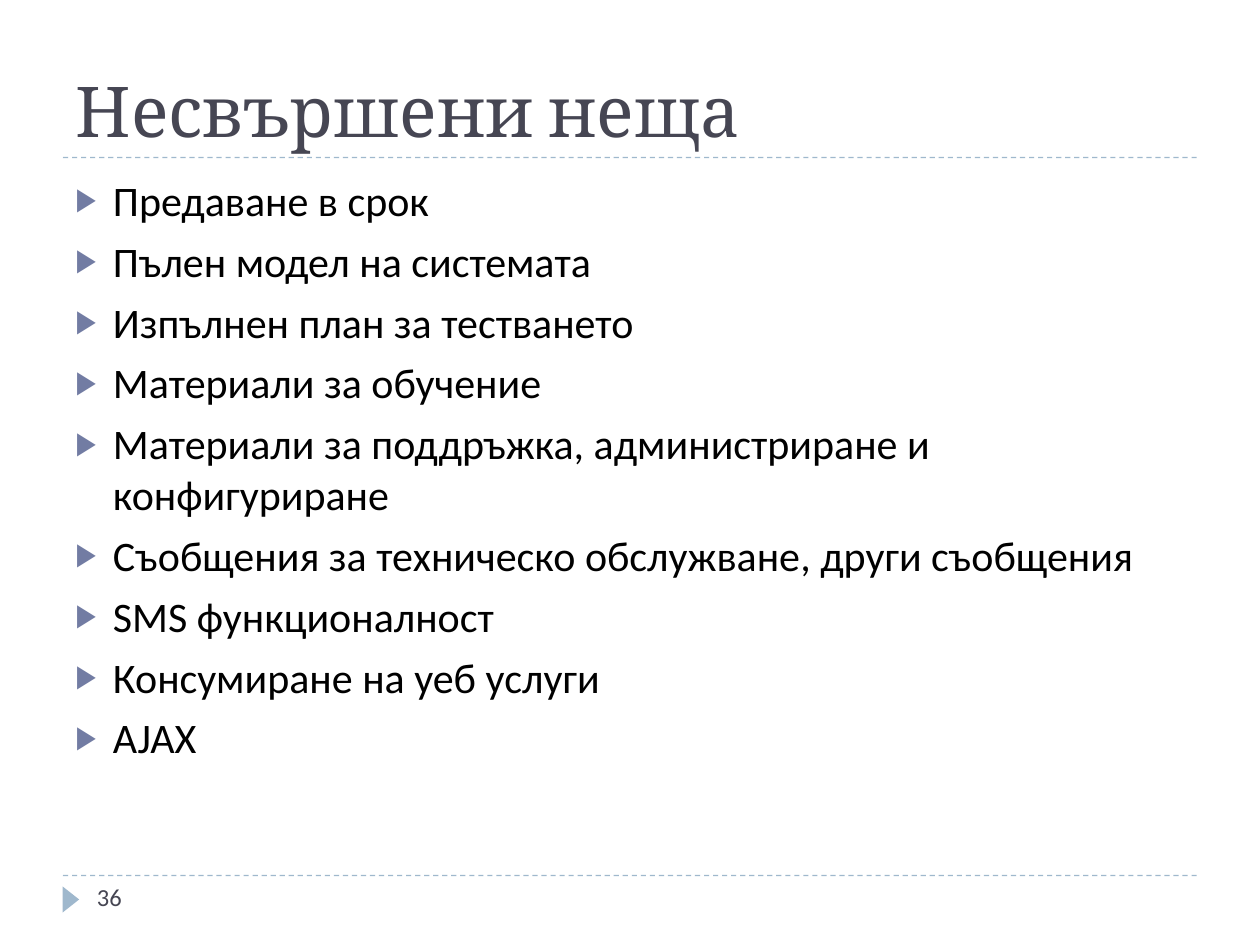
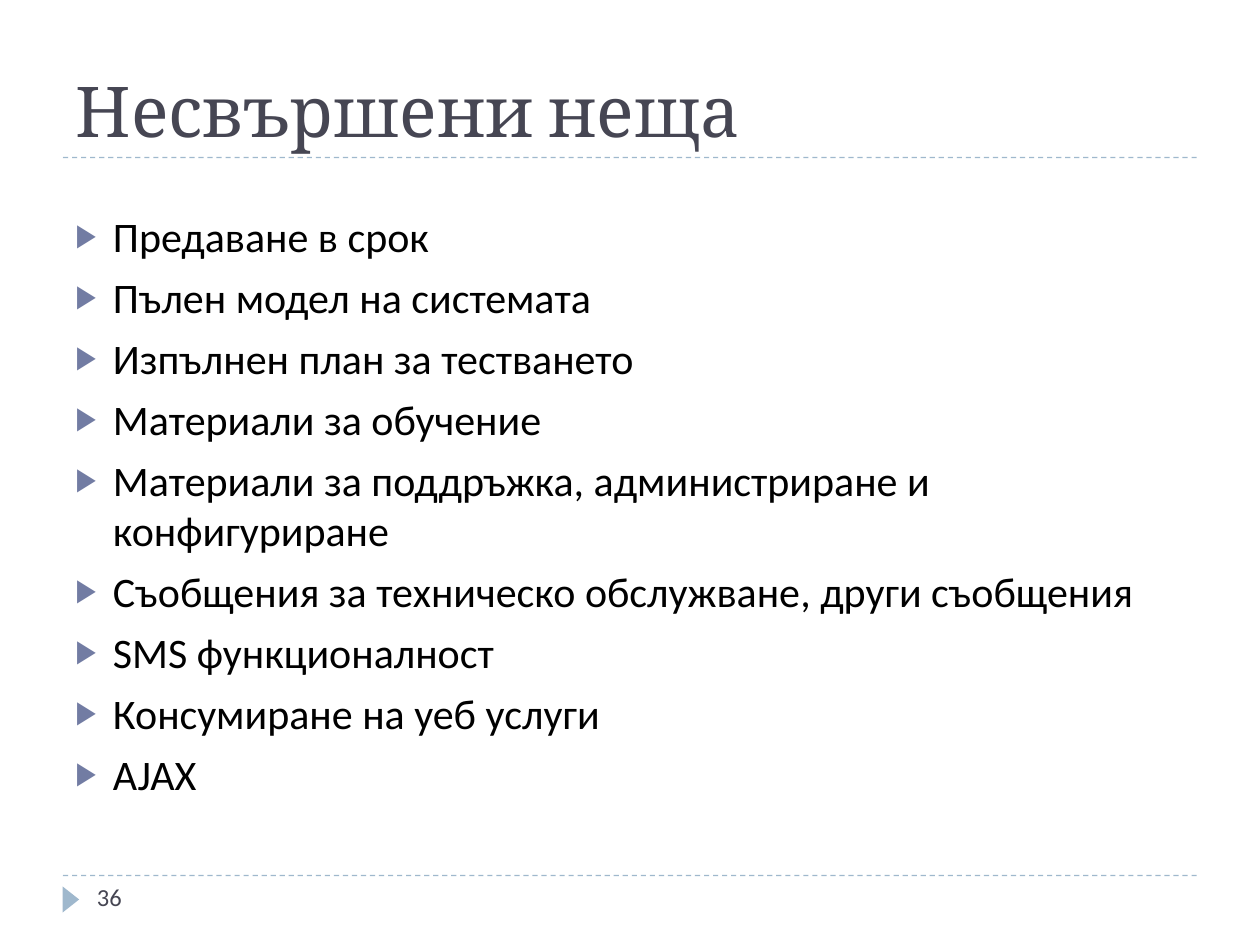
Before and after one commit to jasimcse/team2-strawberry, a slide deck: slide 36 of prezentaciq/venci.ppt. Drawn at 1260x945 pixels with LibreOffice and Linux fonts; fonts in the diff are those of the drawing. Boxes give left, top, right and bottom in pixels: in the first picture for what was removed or moved away, otherwise in the second. Text is boxed around its words. In the diff, an @@ line names an element or a change of style, - is before the commit and + after.

Commit message:
Последна промяна.

```diff
--- a/prezentaciq/venci.ppt
+++ b/prezentaciq/venci.ppt
@@ text "Предаване в срок": place and size @@
-text "Предаване в срок" at <box>113,189,1133,754</box>
+text "Предаване в срок" at <box>113,225,1133,791</box>
```
